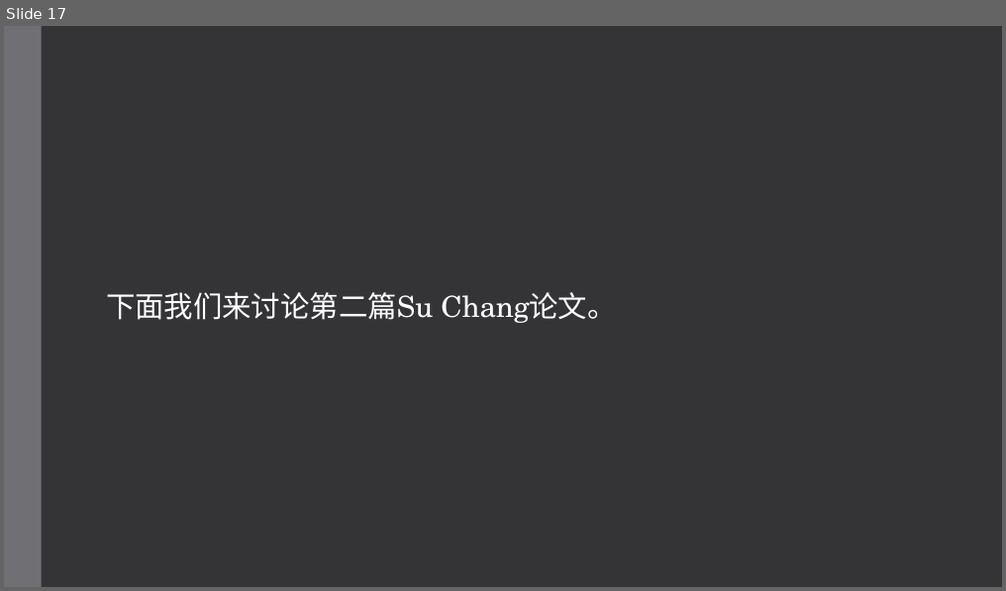
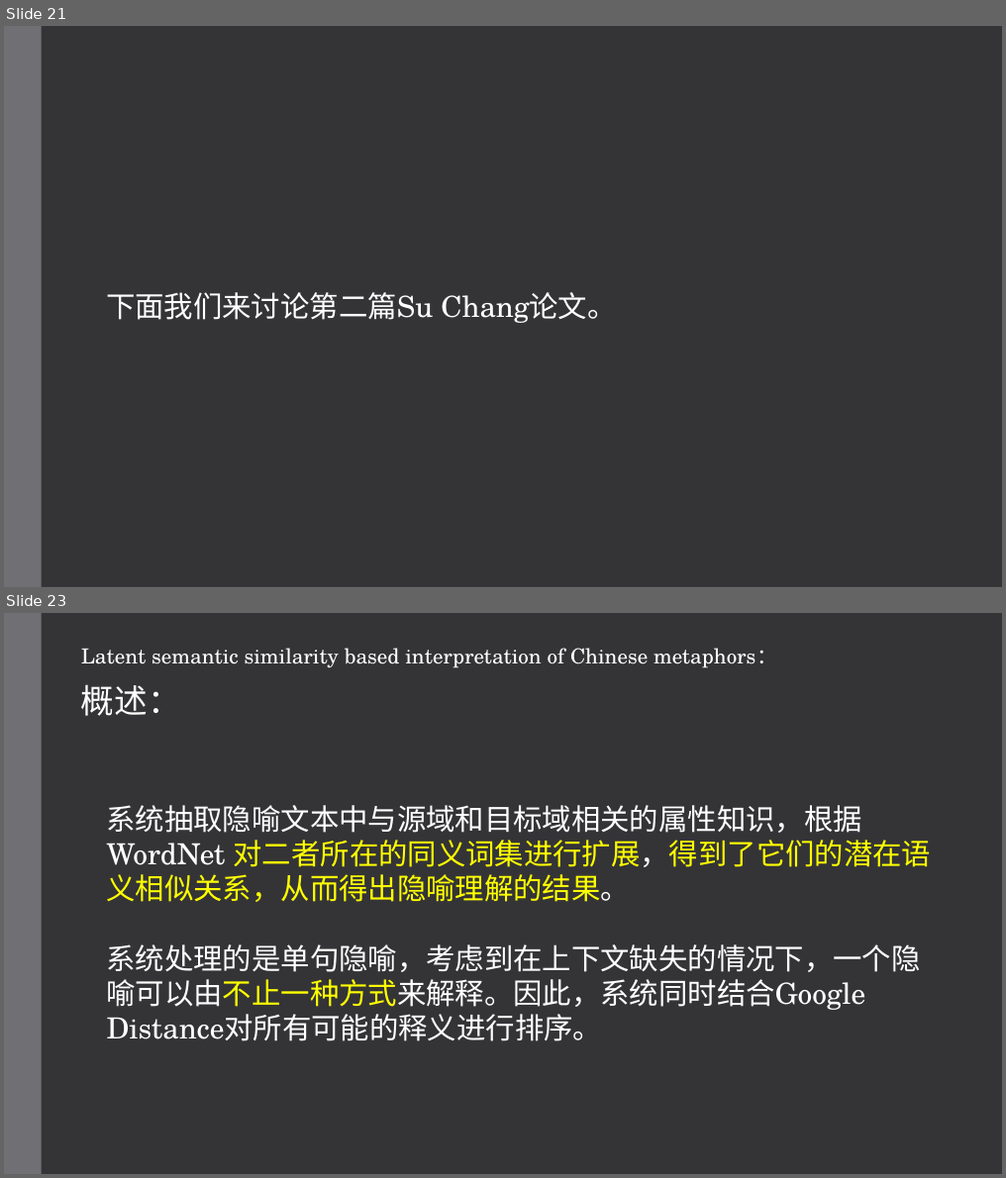
Before and after one commit to hixiaotian/metaphor_detection, a slide deck: 教学/20200809 metaphor interpretation.pptx. Shown one above the other, each under a label of ours: slide 17 before the commit, slides 21 and 23 after it; the slides between them are not shown. The pictures are 1006x591 and 1006x1178 pixels, drawn with LibreOffice and Linux fonts; fonts in the diff are those of the drawing. Boxes give left, top, right and bottom in pixels: in the first picture for what was removed or moved away, otherwise in the second. Text is boxed around its words. In the diff, an @@ line names an element or a change of style, - is before the commit and + after.

```diff
--- a/教学/20200809 metaphor interpretation.pptx
+++ b/教学/20200809 metaphor interpretation.pptx
@@ slide 23 added at (4,613,1002,1174), background #353537; not listed: 1 template element that a slide beside it also shows @@
@@ text added at (81,648,777,668), 20 pt, text #FFFFFF @@
+Latent semantic similarity based interpretation of Chinese metaphors：
@@ text added at (81,684,181,716), 32 pt, text #FFFFFF @@
+概述：
@@ text added at (107,805,932,1042), 28 pt, text #FFFFFF @@
+系统抽取隐喻文本中与源域和目标域相关的属性知识，根据 WordNet 对二者所在的同义词集进行扩展，得到了它们的潜在语义相似关系，从而得出隐喻理解的结果。
+系统处理的是单句隐喻，考虑到在上下文缺失的情况下，一个隐喻可以由不止一种方式来解释。因此，系统同时结合Google Distance对所有可能的释义进行排序。
@@ what was slide 17 is now slide 21 @@
```
Also in this commit, not shown: 6 slides changed, 9 other slides added, 3 slides removed.
